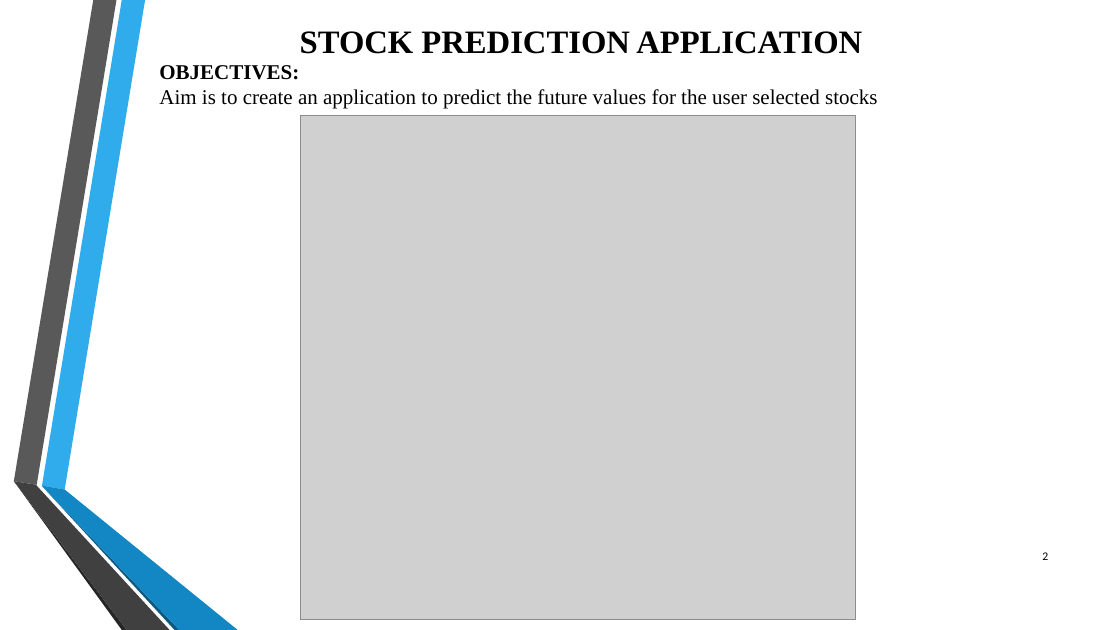
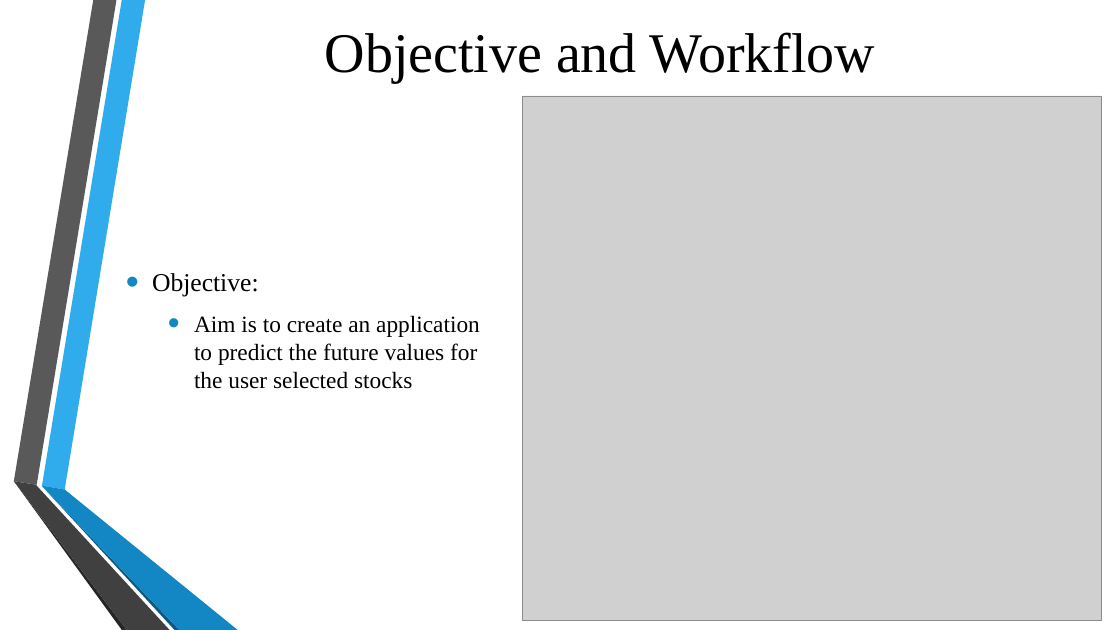
Before and after one commit to Priyaa84/DSE6300_Project, a slide deck: slide 2 of DSE 6300- Project Presentation.pptx. Drawn at 1120x630 pixels with LibreOffice and Linux fonts; fonts in the diff are those of the drawing; grey boxes stand for pictures; background and template pictures are left out. Boxes give left, top, right and bottom in pixels: in the first picture for what was removed or moved away, otherwise in the second. Text is boxed around its words. In the diff, an @@ line names an element or a change of style, - is before the commit and + after.

Commit message:
Formatting changes and updates

```diff
--- a/DSE 6300- Project Presentation.pptx
+++ b/DSE 6300- Project Presentation.pptx
@@ title removed at bbox=[300, 31, 862, 54] @@
-STOCK PREDICTION APPLICATION
@@ title added at bbox=[325, 32, 876, 83], 48 pt, text #000000 @@
+Objective and Workflow
@@ text at bbox=[159, 65, 299, 80]: text changed; size 18 to 22 pt; bold off @@
-OBJECTIVES:
+• Objective:
@@ picture: place and size @@
-picture at bbox=[300, 116, 855, 620]
+picture at bbox=[523, 96, 1102, 621]
@@ text "Objective:": place and size @@
-text "Objective:" at bbox=[159, 65, 877, 109]
+text "Objective:" at bbox=[194, 315, 480, 389]
@@ text "Objective:" at bbox=[194, 315, 480, 389]: vertical alignment top to middle @@
@@ text at bbox=[194, 315, 480, 389]: size 18 to 20 pt in "Aim is to create an application to ..."; bullet none to •; list level 1 to 2 in "Aim is to create an ..." @@
@@ page number removed at bbox=[1042, 552, 1048, 560] @@
-2
```
Also in this commit, not shown: 13 other slides changed, 2 slides added, 1 slide removed.
